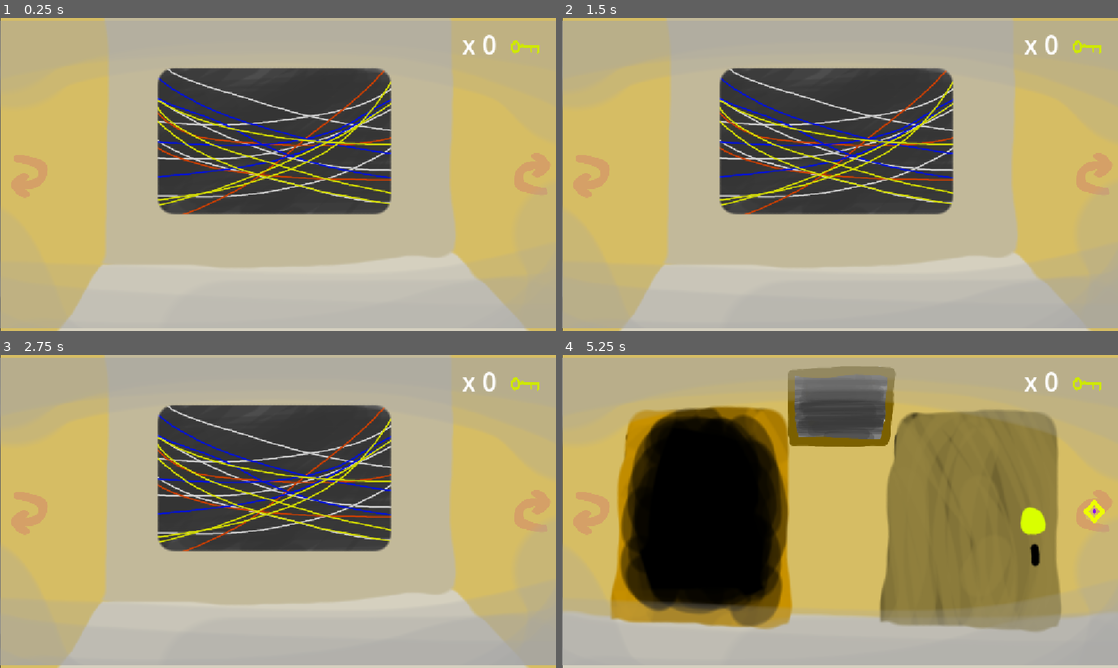
Above: before the commit, frames 1-4 (two rows, left to right).
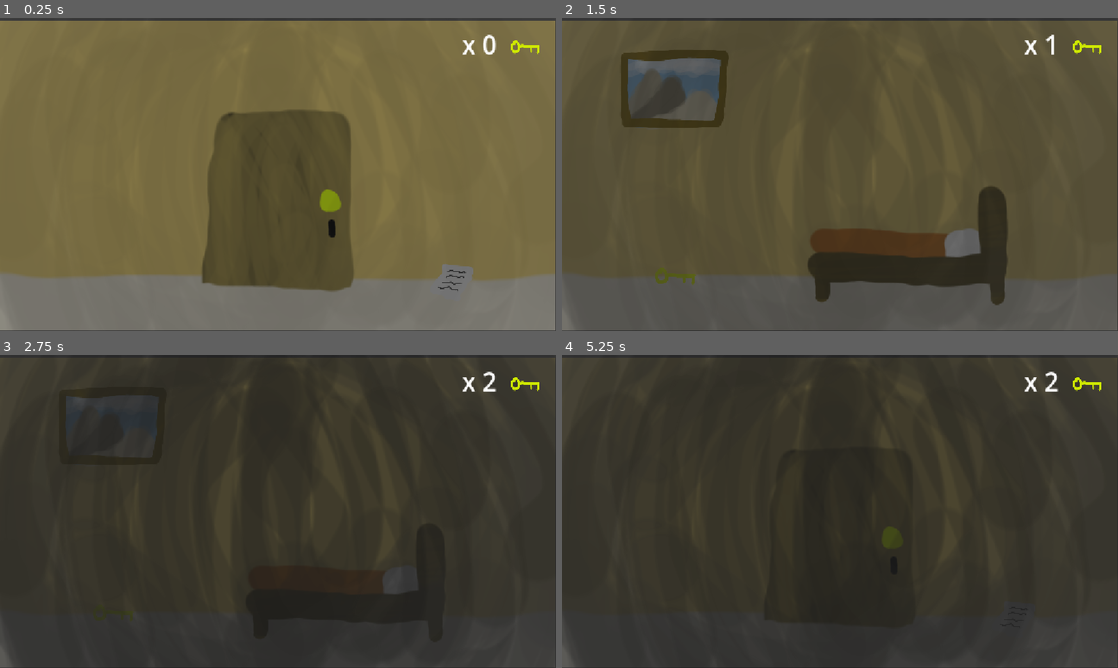
Above: after the commit, the same moments.

Repository: SteelyxEpic/Rememberance
Game: Godot game, scene res://living_room.tscn
The game is run twice, just before and just after one commit, with the same random seed, the same clock (stepped at 60 frames per second) and the same inputs. Sound files missing from this copy of the repository are replaced by a short silence.
Inputs (mouse positions are in pixels of both pictures, inside the frame that each line leads up to):
- Up to frame 1 (0.25 s): no input
- Up to frame 2 (1.5 s): tap Enter (ui_accept) at 0.5, 0.77 s; move the mouse to (995, 271) at 0.52 s; hold Right (ui_right) 0.53-1.25 s; tap Space (switch) at 0.6 s; click (995, 271) at 0.67 s; click (673, 277) at 1.27 s
- Up to frame 3 (2.75 s): click (111, 614) at 2.02 s
- Up to frame 4 (5.25 s): tap Enter (ui_accept) at 2.75, 3.02, 3.5, 4.25, 4.52, 5 s; move the mouse to (639, 470) at 2.77 s; hold Right (ui_right) 2.78-3.53 s; tap Alt at 2.85, 5.1 s; click (639, 470) at 2.92 s; move the mouse to (1006, 426) at 3.52 s; hold Left (ui_left) 3.53-4.28 s; tap Shift at 3.6 s; click (1006, 426) at 3.67 s; move the mouse to (784, 549) at 4.27 s; hold Right (ui_right) from 4.28 s (still down); tap Space (switch) at 4.35 s; click (784, 549) at 4.42 s; move the mouse to (1095, 511) at 5.02 s; click (1095, 511) at 5.17 s

The runs differ from the first frame. In frame 1, 99% of the frame differs, in the area x 0-100%, y 0-100%; in frame 2, 98%; in frame 3, 86%; in frame 4, 99%.

Commit message:
Add dark-mode note and light toggling
This change adds room light/dark state switching and a new bedroom note interaction that plays a 'too dark' warning when the player tries to read without light. It also wires the note/object logic, introduces the new audio asset, and updates scene resources for the added note and room state transitions.

Diff:
--- a/global.gd
+++ b/global.gd
@@ -9,6 +9,7 @@
 var interart:Texture2D
 var locked:Dictionary = {"Locked": load("res://locked.mp3")}
 var nokey:Dictionary = {"I don't have key for this": load("res://locked.mp3")}
+var toodark:Dictionary = {"It's too dark to read anything": load("res://toodark.mp3")}
 var captions: RichTextLabel
 var inventory:Array[String]
 var object:Array
@@ -20,6 +21,8 @@
 @onready var current:Node2D
 @onready var lock: Node2D
 @onready var boombox: Node2D
+@onready var light: Sprite2D
+@onready var dark: Sprite2D
 
 func switch():
 	print(current.find_child("back"))
--- a/item.gd
+++ b/item.gd
@@ -14,6 +14,7 @@
 @export var direct:bool
 @export var cassette:Array[Dialogue]
 var cassettecolor
+@export var note:bool
 
 func _ready() -> void:
 	answer = ""
@@ -40,6 +41,17 @@
 		if direct:
 			Global.emit_signal("change", door,doorback)
 			return
+		if note:
+			if Global.light.visible:
+				Global.emit_signal("speech", speech)
+			else:
+				var temp:Array[Dialogue]
+				for i in Global.toodark.keys():
+					var temps = Dialogue.new()
+					temps.caption = i
+					temps.audio = Global.toodark[i]
+					temp.append(temps)
+				Global.emit_signal("speech", temp)
 		Global.emit_signal("clicked")
 
 func click():
--- a/living_room.gd
+++ b/living_room.gd
@@ -8,3 +8,5 @@
 	Global.current = $"Bedroom"
 	Global.interart = load("res://interactables.png")
 	Global.inter = $canvas/interactables
+	Global.light = $light
+	Global.dark = $dark
--- a/living_room.tscn
+++ b/living_room.tscn
@@ -81,6 +81,7 @@
 [ext_resource type="AudioStream" uid="uid://vuxmr115wfsh" path="res://ambience.mp3" id="50_p5vim"]
 [ext_resource type="AudioStream" uid="uid://cxn2a1mq6dhpu" path="res://voicelines/mountains/3.mp3" id="50_s8n4o"]
 [ext_resource type="AudioStream" uid="uid://b4wxk6lshptlf" path="res://voicelines/mountains/4.mp3" id="51_mnwqs"]
+[ext_resource type="Texture2D" uid="uid://bqabyfeaa6442" path="res://note.png" id="57_jmj6u"]
 [ext_resource type="Texture2D" uid="uid://c636f65gfl547" path="res://hallentrance.png" id="69_f2fag"]
 [ext_resource type="AudioStream" uid="uid://dmkh48re5g25f" path="res://alexzavesa-clinking-coins-7-468427.mp3" id="69_n8djb"]
 [ext_resource type="Texture2D" uid="uid://dwuimrd8u832e" path="res://backhall.png" id="70_1igcq"]
@@ -325,6 +326,9 @@
 caption = "..."
 metadata/_custom_type_script = "uid://cpahbsfacxfqc"
 
+[sub_resource type="RectangleShape2D" id="RectangleShape2D_jmj6u"]
+size = Vector2(64.56592, 55.25728)
+
 [sub_resource type="Resource" id="Resource_8dcqi"]
 script = ExtResource("14_5m0m6")
 caption = "Treasure chest?"
@@ -385,7 +389,6 @@
 script = ExtResource("1_e8d8u")
 
 [node name="dark" type="Sprite2D" parent="." unique_id=1402283668]
-visible = false
 modulate = Color(1, 1, 1, 0.5137255)
 top_level = true
 position = Vector2(576, 324)
@@ -394,6 +397,7 @@
 script = ExtResource("2_6sk78")
 
 [node name="light" type="Sprite2D" parent="." unique_id=1086704719]
+visible = false
 modulate = Color(1, 1, 1, 0.5137255)
 top_level = true
 position = Vector2(572, 324)
@@ -525,6 +529,7 @@
 shape = SubResource("RectangleShape2D_mti6b")
 
 [node name="Lightroom" type="Sprite2D" parent="." unique_id=1543563354]
+visible = false
 position = Vector2(573.5, 320)
 scale = Vector2(0.7160726, 0.65656567)
 texture = ExtResource("13_fft52")
@@ -825,7 +830,6 @@
 shape = SubResource("RectangleShape2D_mti6b")
 
 [node name="Bedroom" type="Sprite2D" parent="." unique_id=1285169866]
-visible = false
 position = Vector2(572.5, 326)
 scale = Vector2(1.7342342, 1.5023475)
 texture = ExtResource("6_amcw0")
@@ -900,6 +904,24 @@
 
 [node name="back" type="Node2D" parent="Bedroom" unique_id=1243272265]
 
+[node name="door2" type="Area2D" parent="Bedroom/back" unique_id=905008660]
+position = Vector2(-321.82855, -238.50931)
+scale = Vector2(0.8126983, 0.795031)
+script = ExtResource("12_mogh0")
+speech = Array[ExtResource("14_5m0m6")]([SubResource("Resource_32ixd"), SubResource("Resource_r1r5v"), SubResource("Resource_uwenr"), SubResource("Resource_tgelg"), SubResource("Resource_ftaf3")])
+opentexture = ExtResource("14_vi1qt")
+note = true
+
+[node name="Note" type="Sprite2D" parent="Bedroom/back/door2" unique_id=418630093]
+position = Vector2(656.7475, 481.6792)
+scale = Vector2(0.26015627, 0.27069494)
+texture = ExtResource("57_jmj6u")
+
+[node name="CollisionShape2D" type="CollisionShape2D" parent="Bedroom/back/door2" unique_id=1117775504]
+position = Vector2(654.2641, 480.84198)
+scale = Vector2(0.9999997, 1)
+shape = SubResource("RectangleShape2D_jmj6u")
+
 [node name="door" type="Area2D" parent="Bedroom/back" unique_id=338845586]
 position = Vector2(-321.82858, -238.50932)
 scale = Vector2(0.8126984, 0.7950311)
@@ -950,6 +972,7 @@
 back = ExtResource("20_tgelg")
 
 [node name="front" type="Node2D" parent="Hallway" unique_id=116379163]
+visible = false
 
 [node name="picture" type="Area2D" parent="Hallway/front" unique_id=1946200764]
 position = Vector2(-194.70808, -284.21576)
@@ -1073,7 +1096,6 @@
 shape = SubResource("RectangleShape2D_mti6b")
 
 [node name="back" type="Node2D" parent="Hallway" unique_id=2100095282]
-visible = false
 
 [node name="door" type="Area2D" parent="Hallway/back" unique_id=1366611091]
 position = Vector2(-554.61426, -315.9392)
@@ -1086,7 +1108,7 @@
 [node name="Safe" type="Sprite2D" parent="Hallway/back/door" unique_id=1825341401]
 position = Vector2(400.6119, 339.34988)
 scale = Vector2(1, 1.2451648)
-texture = ExtResource("14_vi1qt")
+texture = ExtResource("14_wvrob")
 
 [node name="CollisionShape2D" type="CollisionShape2D" parent="Hallway/back/door" unique_id=1567573662]
 position = Vector2(404.1595, 343.53604)
@@ -1103,7 +1125,7 @@
 [node name="Safe" type="Sprite2D" parent="Hallway/back/door2" unique_id=1207917250]
 position = Vector2(400.6119, 339.34988)
 scale = Vector2(1, 1.2451648)
-texture = ExtResource("14_wvrob")
+texture = ExtResource("14_vi1qt")
 
 [node name="CollisionShape2D" type="CollisionShape2D" parent="Hallway/back/door2" unique_id=1367739858]
 position = Vector2(404.1595, 343.53604)
@@ -1164,7 +1186,18 @@
 scale = Vector2(0.9999998, 1)
 shape = SubResource("RectangleShape2D_f2fag")
 
+[node name="Key2" type="TextureButton" parent="Hallway/back" unique_id=1045496857]
+offset_left = -24.591644
+offset_top = 135.95743
+offset_right = 260.40836
+offset_bottom = 256.95743
+scale = Vector2(0.21039604, 0.31080544)
+texture_normal = ExtResource("5_parq5")
+script = ExtResource("6_pd0i2")
+key = true
+
 [node name="Entrance" type="Sprite2D" parent="." unique_id=1573213928]
+visible = false
 position = Vector2(577.5, 323)
 scale = Vector2(1.7282282, 1.544601)
 texture = ExtResource("70_1igcq")
--- a/room.gd
+++ b/room.gd
@@ -3,7 +3,7 @@
 var positions: Array[Vector2] = [Vector2(17, -55), Vector2(55, 16), Vector2(43, 107)]
 @export var front:Texture2D = load("res://weirdroom.png")
 @export var back:Texture2D = load("res://bedroom.png")
-
+@export var light:bool = false
 
 
 # Called when the node enters the scene tree for the first time.
@@ -17,6 +17,13 @@
 
 func change(current, direction):
 	if name == current:
+		if light:
+			Global.light.show()
+			Global.dark.hide()
+
+		else:
+			Global.light.hide()
+			Global.dark.show()
 		Global.current = self
 		show()
 		if direction:
Not shown, added: toodark.mp3.import
Not shown, changed: hallway.png.kra
Not shown, removed: hallway.png.kra-autosave.kra
Not shown, added: hallway.png.kra~
Not shown, changed: rememberance.kra
Not shown, removed: rememberance.kra-autosave.kra
Not shown, changed: rememberance.kra~
Not shown, added: toodark.mp3
